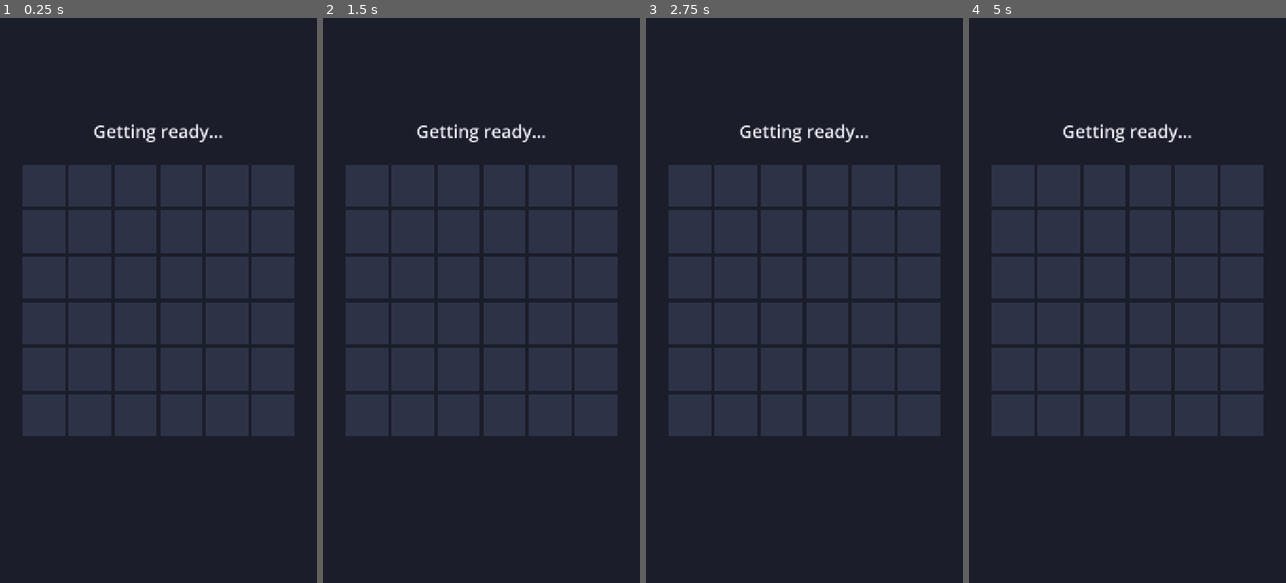
Above: before the commit, frames 1-4 (left to right).
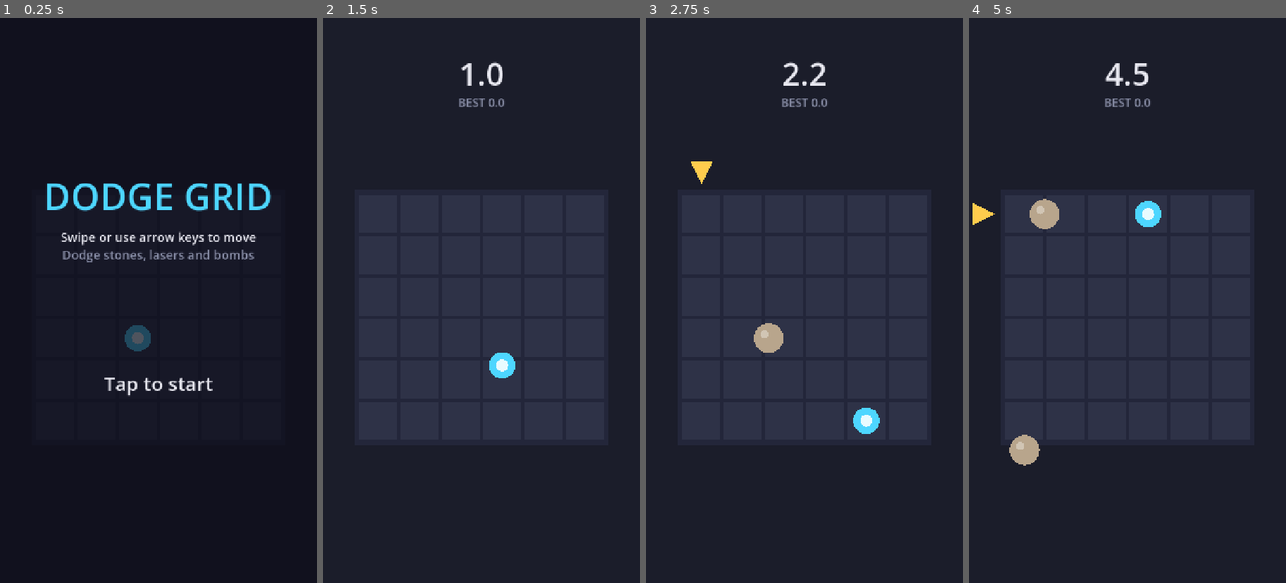
Above: after the commit, the same moments.

Repository: Zearonimo/dodge-grid-game
Game: Godot game, scene res://scenes/main.tscn
Same seed, same stepped clock (60 frames per second), same inputs: the game is played once before the commit and once after it.
Inputs (mouse positions are in pixels of both pictures, inside the frame that each line leads up to):
- Up to frame 1 (0.25 s): no input
- Up to frame 2 (1.5 s): tap Enter (ui_accept) at 0.5 s; move the mouse to (551, 272) at 0.52 s; hold Right (ui_right) 0.53-1.25 s; hold Enter (ui_accept) 0.53-1.25 s; click (551, 272) at 0.67 s; drag from (418, 328) to (465, 413) at 1.27 s
- Up to frame 3 (2.75 s): move the mouse to (836, 176) at 2.02 s; hold Right (ui_right) from 2.03 s (still down); hold Enter (ui_accept) from 2.03 s (still down)
- Up to frame 4 (5 s): release Right (ui_right) at 2.75 s; release Enter (ui_accept) at 2.75 s; drag from (1111, 413) to (1032, 215) at 2.77 s; move the mouse to (1222, 385) at 3.52 s; hold Left (ui_left) 3.53-4.25 s; hold Enter (ui_accept) 3.53-4.25 s; drag from (1032, 215) to (1079, 159) at 4.27 s

The runs differ from the first frame. In frame 1, 37% of the frame differs, in the area x 7-93%, y 18-74%; in frame 2, 11%; in frame 3, 12%; in frame 4, 12%.

Commit message:
feat: 게임 기본 구조 (격자·이동·돌·레이저·폭탄·점수·화면 전환)
Co-Authored-By: Claude Opus 5.5 <noreply@anthropic.com>

Diff:
--- /dev/null
+++ b/scripts/board.gd
@@ -0,0 +1,50 @@
+extends Node2D
+## 6x6 격자의 크기·위치 계산과 바닥 그리기.
+## 좌표는 "칸 단위"(Vector2, 0~5)를 point_at()으로 화면 좌표로 바꿔 쓴다.
+
+const SIZE := 6
+
+const COLOR_BG := Color("1b1d2a")
+const COLOR_BOARD := Color("23263a")
+const COLOR_CELL := Color("2e3247")
+
+var view_size := Vector2(720, 1280)
+var top_left := Vector2.ZERO
+var step := 96.0  # 칸 하나의 간격 (칸 + 틈)
+var gap := 8.0
+
+
+func layout(view: Vector2) -> void:
+	view_size = view
+	# 양옆에 경고 화살표가 들어갈 여백을 남긴다.
+	var board_px: float = minf(view.x * 0.78, view.y * 0.55)
+	step = board_px / SIZE
+	gap = step * 0.08
+	top_left = Vector2((view.x - board_px) / 2.0, (view.y - board_px) / 2.0 + view.y * 0.03)
+	queue_redraw()
+
+
+func point_at(c: Vector2) -> Vector2:
+	return top_left + (c + Vector2(0.5, 0.5)) * step
+
+
+func cell_rect(c: Vector2i) -> Rect2:
+	var half := (step - gap) / 2.0
+	var center := point_at(Vector2(c))
+	return Rect2(center - Vector2(half, half), Vector2(half, half) * 2.0)
+
+
+## axis 0 = 가로줄(index는 y), axis 1 = 세로줄(index는 x) 전체 영역
+func lane_rect(axis: int, index: int) -> Rect2:
+	var first := Vector2i(0, index) if axis == 0 else Vector2i(index, 0)
+	var last := Vector2i(SIZE - 1, index) if axis == 0 else Vector2i(index, SIZE - 1)
+	return cell_rect(first).merge(cell_rect(last))
+
+
+func _draw() -> void:
+	draw_rect(Rect2(Vector2.ZERO, view_size), COLOR_BG)
+	var board_px := step * SIZE
+	draw_rect(Rect2(top_left, Vector2(board_px, board_px)).grow(gap), COLOR_BOARD)
+	for y in SIZE:
+		for x in SIZE:
+			draw_rect(cell_rect(Vector2i(x, y)), COLOR_CELL)
--- /dev/null
+++ b/scripts/hazards.gd
@@ -0,0 +1,183 @@
+extends Node2D
+## 장애물 세 가지. 모두 "경고 → 작동 → 사라짐" 순서로 움직인다.
+## - 돌(STONE): 줄 끝 화살표로 경고한 뒤 그 줄을 따라 굴러간다.
+## - 레이저(LASER): 줄 전체가 깜빡인 뒤 잠깐 줄 전체를 친다.
+## - 폭탄(BOMB): 칸에 조준 표시가 좁혀진 뒤 그 칸이 터진다.
+
+const Board := preload("res://scripts/board.gd")
+
+enum Kind { STONE, LASER, BOMB }
+
+const LASER_TIME := 0.35
+const BLAST_TIME := 0.3
+const STONE_HIT := 0.6  # 돌 중심과 이 거리(칸) 안이면 맞음
+
+const COLOR_WARN := Color("ffcc4d")
+const COLOR_STONE := Color("b8a58c")
+const COLOR_LASER := Color("ff4d6d")
+const COLOR_BLAST := Color("ff8c42")
+
+
+class Hazard:
+	var kind := 0
+	var axis := 0  # 0: 가로줄(왼↔오), 1: 세로줄(위↔아래)
+	var index := 0  # 몇 번째 줄인지
+	var dir := 1  # 돌이 굴러가는 방향 (+1 / -1)
+	var cell := Vector2i.ZERO  # 폭탄이 떨어질 칸
+	var warn := 1.0  # 경고 시간(초)
+	var speed := 4.0  # 돌 속도(칸/초)
+	var timer := 0.0
+	var pos := -1.0  # 돌이 출발점에서 굴러간 거리(칸)
+	var active := false
+	var done := false
+
+
+var board: Board
+var items: Array = []
+var _blink := 0.0
+
+
+func clear() -> void:
+	items.clear()
+	queue_redraw()
+
+
+func add_stone(axis: int, index: int, dir: int, warn: float, speed: float) -> void:
+	var h := Hazard.new()
+	h.kind = Kind.STONE
+	h.axis = axis
+	h.index = index
+	h.dir = dir
+	h.warn = warn
+	h.speed = speed
+	items.append(h)
+
+
+func add_laser(axis: int, index: int, warn: float) -> void:
+	var h := Hazard.new()
+	h.kind = Kind.LASER
+	h.axis = axis
+	h.index = index
+	h.warn = warn
+	items.append(h)
+
+
+func add_bomb(cell: Vector2i, warn: float) -> void:
+	var h := Hazard.new()
+	h.kind = Kind.BOMB
+	h.cell = cell
+	h.warn = warn
+	items.append(h)
+
+
+func update(delta: float) -> void:
+	_blink += delta
+	for h: Hazard in items:
+		h.timer += delta
+		if not h.active:
+			if h.timer >= h.warn:
+				h.active = true
+				h.timer = 0.0
+			continue
+		match h.kind:
+			Kind.STONE:
+				h.pos += h.speed * delta
+				if h.pos > Board.SIZE:
+					h.done = true
+			Kind.LASER:
+				if h.timer >= LASER_TIME:
+					h.done = true
+			Kind.BOMB:
+				if h.timer >= BLAST_TIME:
+					h.done = true
+	items = items.filter(func(h: Hazard) -> bool: return not h.done)
+	queue_redraw()
+
+
+func hits(cell: Vector2i) -> bool:
+	for h: Hazard in items:
+		if not h.active:
+			continue
+		var along := cell.x if h.axis == 0 else cell.y
+		var across := cell.y if h.axis == 0 else cell.x
+		match h.kind:
+			Kind.STONE:
+				if across == h.index and absf(_stone_coord(h) - along) < STONE_HIT:
+					return true
+			Kind.LASER:
+				if across == h.index:
+					return true
+			Kind.BOMB:
+				if cell == h.cell:
+					return true
+	return false
+
+
+## 돌의 실제 줄 위 좌표 (칸 단위, 0이 왼쪽/위)
+func _stone_coord(h: Hazard) -> float:
+	return h.pos if h.dir == 1 else float(Board.SIZE - 1) - h.pos
+
+
+func _lane_point(h: Hazard, t: float) -> Vector2:
+	return board.point_at(Vector2(t, h.index) if h.axis == 0 else Vector2(h.index, t))
+
+
+func _axis_vec(h: Hazard) -> Vector2:
+	return Vector2.RIGHT if h.axis == 0 else Vector2.DOWN
+
+
+func _draw() -> void:
+	if board == null:
+		return
+	var on := fmod(_blink, 0.2) < 0.12  # 경고 깜빡임
+	for h: Hazard in items:
+		match h.kind:
+			Kind.STONE:
+				_draw_stone(h, on)
+			Kind.LASER:
+				_draw_laser(h, on)
+			Kind.BOMB:
+				_draw_bomb(h)
+
+
+func _draw_stone(h: Hazard, on: bool) -> void:
+	if not h.active:
+		if on:
+			var start := -1.0 if h.dir == 1 else float(Board.SIZE)
+			_draw_arrow(_lane_point(h, start), _axis_vec(h) * h.dir, board.step * 0.55, COLOR_WARN)
+		return
+	var p := _lane_point(h, _stone_coord(h))
+	draw_circle(p, board.step * 0.36, COLOR_STONE)
+	draw_circle(p - Vector2(0.1, 0.1) * board.step, board.step * 0.1, COLOR_STONE.lightened(0.35))
+
+
+func _draw_laser(h: Hazard, on: bool) -> void:
+	var r := board.lane_rect(h.axis, h.index)
+	if not h.active:
+		draw_rect(r, Color(COLOR_LASER, 0.28 if on else 0.1))
+		if on:
+			var d := _axis_vec(h)
+			_draw_arrow(_lane_point(h, -1.0), d, board.step * 0.45, COLOR_LASER)
+			_draw_arrow(_lane_point(h, float(Board.SIZE)), -d, board.step * 0.45, COLOR_LASER)
+		return
+	var a := 1.0 - h.timer / LASER_TIME
+	draw_rect(r.grow(board.gap * 0.5), Color(COLOR_LASER, 0.4 + 0.6 * a))
+	draw_rect(r.grow(-board.step * 0.3), Color(1, 1, 1, a))
+
+
+func _draw_bomb(h: Hazard) -> void:
+	var r := board.cell_rect(h.cell)
+	if not h.active:
+		var k := clampf(h.timer / h.warn, 0.0, 1.0)
+		draw_rect(r, Color(COLOR_WARN, 0.12 + 0.25 * k))
+		draw_rect(r.grow(board.step * 0.5 * (1.0 - k)), COLOR_WARN, false, 4.0)
+		return
+	var a := 1.0 - h.timer / BLAST_TIME
+	draw_rect(r.grow(board.gap), Color(COLOR_BLAST, a))
+
+
+func _draw_arrow(center: Vector2, d: Vector2, s: float, color: Color) -> void:
+	var perp := Vector2(-d.y, d.x)
+	var tip := center + d * s * 0.5
+	var back := center - d * s * 0.5
+	draw_colored_polygon(PackedVector2Array([tip, back + perp * s * 0.5, back - perp * s * 0.5]), color)
--- a/scripts/main.gd
+++ b/scripts/main.gd
@@ -1,31 +1,230 @@
 extends Node2D
-## 첫 화면: "준비 중" 문구와 6x6 격자만 그린다.
-
-const GRID_SIZE := 6
-const CELL := 96.0
-const GAP := 8.0
-
-const COLOR_BG := Color("1b1d2a")
-const COLOR_CELL := Color("2e3247")
-const COLOR_TEXT := Color("e8e8f0")
+## 게임 흐름: 타이틀 → 플레이 → 게임 오버 → 다시 플레이.
+## 입력(스와이프·방향키), 장애물 생성, 난이도, 최고 기록 저장을 맡는다.
+
+const Board := preload("res://scripts/board.gd")
+const Player := preload("res://scripts/player.gd")
+const Hazards := preload("res://scripts/hazards.gd")
+const Ui := preload("res://scripts/ui.gd")
+
+enum State { TITLE, PLAYING, OVER }  # ui.gd의 TITLE/PLAYING/OVER와 같은 순서
+
+const SWIPE_MIN := 40.0  # 이만큼(px) 끌면 스와이프로 본다
+const OVER_LOCK := 0.6  # 게임 오버 직후 실수로 다시 시작하지 않게
+const SAVE_PATH := "user://save.cfg"
+
+var state := State.TITLE
+var elapsed := 0.0
+var best := 0.0
+var new_best := false
+var spawn_timer := 0.0
+var over_lock := 0.0
+
+var touching := false
+var swiped := false
+var touch_start := Vector2.ZERO
+
+## CI 점검용: `-- --smoke`로 실행하면 혼자 움직이며 계속 플레이한다.
+var smoke := false
+var smoke_timer := 0.0
+
+var rng := RandomNumberGenerator.new()
+var board: Board
+var player: Player
+var hazards: Hazards
+var ui: Ui
 
 
 func _ready() -> void:
-	get_viewport().size_changed.connect(queue_redraw)
-
-
-func _draw() -> void:
+	rng.randomize()
+	RenderingServer.set_default_clear_color(Board.COLOR_BG)
+
+	board = Board.new()
+	add_child(board)
+	hazards = Hazards.new()
+	hazards.board = board
+	add_child(hazards)
+	player = Player.new()
+	player.board = board
+	add_child(player)
+	ui = Ui.new()
+	add_child(ui)
+
+	best = _load_best()
+	get_viewport().size_changed.connect(_on_resize)
+	_on_resize()
+	player.reset()
+	_refresh_ui()
+
+	if "--smoke" in OS.get_cmdline_user_args():
+		smoke = true
+		print("SMOKE: autoplay on")
+		_start()
+
+
+func _process(delta: float) -> void:
+	over_lock = maxf(0.0, over_lock - delta)
+	if smoke:
+		_smoke_step(delta)
+	if state != State.PLAYING:
+		return
+
+	elapsed += delta
+	spawn_timer -= delta
+	if spawn_timer <= 0.0:
+		_spawn()
+		spawn_timer = maxf(0.42, 1.3 - elapsed * 0.025)
+	hazards.update(delta)
+	_check_hit()
+	_refresh_ui()
+
+
+func _unhandled_input(event: InputEvent) -> void:
+	if event is InputEventScreenTouch:
+		var touch := event as InputEventScreenTouch
+		if touch.pressed:
+			touching = true
+			swiped = false
+			touch_start = touch.position
+		else:
+			if touching and not swiped:
+				_on_tap()
+			touching = false
+	elif event is InputEventScreenDrag:
+		var drag := event as InputEventScreenDrag
+		if touching:
+			var d := drag.position - touch_start
+			if d.length() >= SWIPE_MIN:
+				_on_dir(_swipe_dir(d))
+				touch_start = drag.position
+				swiped = true
+	elif event is InputEventKey and event.is_pressed() and not event.is_echo():
+		if event.is_action_pressed("ui_left"):
+			_on_dir(Vector2i.LEFT)
+		elif event.is_action_pressed("ui_right"):
+			_on_dir(Vector2i.RIGHT)
+		elif event.is_action_pressed("ui_up"):
+			_on_dir(Vector2i.UP)
+		elif event.is_action_pressed("ui_down"):
+			_on_dir(Vector2i.DOWN)
+		elif event.is_action_pressed("ui_accept"):
+			_on_tap()
+
+
+func _swipe_dir(d: Vector2) -> Vector2i:
+	if absf(d.x) > absf(d.y):
+		return Vector2i.RIGHT if d.x > 0.0 else Vector2i.LEFT
+	return Vector2i.DOWN if d.y > 0.0 else Vector2i.UP
+
+
+func _on_dir(dir: Vector2i) -> void:
+	match state:
+		State.PLAYING:
+			if player.try_move(dir):
+				_check_hit()
+		State.TITLE:
+			_start()
+		State.OVER:
+			_on_tap()
+
+
+func _on_tap() -> void:
+	if state == State.TITLE or (state == State.OVER and over_lock <= 0.0):
+		_start()
+
+
+func _start() -> void:
+	state = State.PLAYING
+	elapsed = 0.0
+	new_best = false
+	spawn_timer = 0.6
+	hazards.clear()
+	player.reset()
+	_refresh_ui()
+
+
+func _check_hit() -> void:
+	if state != State.PLAYING or not hazards.hits(player.cell):
+		return
+	if smoke and elapsed < 15.0:
+		return  # 점검 때는 레이저·폭탄이 나올 때까지 버틴다
+	_game_over()
+
+
+func _game_over() -> void:
+	state = State.OVER
+	player.alive = false
+	over_lock = OVER_LOCK
+	if elapsed > best:
+		best = elapsed
+		new_best = true
+		_save_best()
+	if smoke:
+		print("SMOKE: game over at %.1f" % elapsed)
+	_refresh_ui()
+
+
+func _spawn() -> void:
+	var warn := maxf(0.5, 1.0 - elapsed * 0.01)
+	var roll := rng.randf()
+	if elapsed > 8.0 and roll < 0.22:
+		var axis := rng.randi_range(0, 1)
+		hazards.add_laser(axis, _lane_index(axis), warn + 0.2)
+	elif elapsed > 4.0 and roll < 0.5:
+		var target := player.cell if rng.randf() < 0.6 else _random_cell()
+		hazards.add_bomb(target, warn + 0.1)
+	else:
+		var axis := rng.randi_range(0, 1)
+		var dir := 1 if rng.randf() < 0.5 else -1
+		hazards.add_stone(axis, _lane_index(axis), dir, warn, minf(9.0, 4.0 + elapsed * 0.08))
+
+
+## 절반은 플레이어가 있는 줄을 노린다.
+func _lane_index(axis: int) -> int:
+	if rng.randf() < 0.5:
+		return player.cell.y if axis == 0 else player.cell.x
+	return rng.randi_range(0, Board.SIZE - 1)
+
+
+func _random_cell() -> Vector2i:
+	return Vector2i(rng.randi_range(0, Board.SIZE - 1), rng.randi_range(0, Board.SIZE - 1))
+
+
+func _smoke_step(delta: float) -> void:
+	smoke_timer -= delta
+	if smoke_timer > 0.0:
+		return
+	smoke_timer = 0.25
+	if state == State.OVER:
+		_on_tap()
+		return
+	var dirs: Array[Vector2i] = [Vector2i.LEFT, Vector2i.RIGHT, Vector2i.UP, Vector2i.DOWN]
+	_on_dir(dirs[rng.randi_range(0, 3)])
+
+
+func _on_resize() -> void:
 	var view := get_viewport_rect().size
-	var board := GRID_SIZE * CELL + (GRID_SIZE - 1) * GAP
-	var origin := (view - Vector2(board, board)) / 2.0
-
-	draw_rect(Rect2(Vector2.ZERO, view), COLOR_BG)
-	for y in GRID_SIZE:
-		for x in GRID_SIZE:
-			var pos := origin + Vector2(x, y) * (CELL + GAP)
-			draw_rect(Rect2(pos, Vector2(CELL, CELL)), COLOR_CELL)
-
-	# 기본 폰트에는 한글이 없어서 웹에서 깨진다. 한글 UI는 폰트를 넣은 뒤에 쓴다.
-	var font := ThemeDB.fallback_font
-	draw_string(font, Vector2(0, origin.y - 60), "Getting ready...",
-			HORIZONTAL_ALIGNMENT_CENTER, view.x, 40, COLOR_TEXT)
+	board.layout(view)
+	ui.view_size = view
+	_refresh_ui()
+
+
+func _refresh_ui() -> void:
+	ui.mode = state
+	ui.score = elapsed
+	ui.best = best
+	ui.new_best = new_best
+	ui.queue_redraw()
+
+
+func _load_best() -> float:
+	var cfg := ConfigFile.new()
+	if cfg.load(SAVE_PATH) == OK:
+		return float(cfg.get_value("score", "best", 0.0))
+	return 0.0
+
+
+func _save_best() -> void:
+	var cfg := ConfigFile.new()
+	cfg.set_value("score", "best", best)
+	cfg.save(SAVE_PATH)
--- /dev/null
+++ b/scripts/player.gd
@@ -0,0 +1,43 @@
+extends Node2D
+## 플레이어: 한 번에 한 칸씩 움직인다. 판정은 cell, 그림은 부드럽게 따라간다.
+
+const Board := preload("res://scripts/board.gd")
+
+const START_CELL := Vector2i(2, 3)
+const COLOR_BODY := Color("4dd6ff")
+const COLOR_CORE := Color("e8fbff")
+const COLOR_DEAD := Color("ff4d6d")
+
+var board: Board
+var cell := START_CELL
+var alive := true
+var _draw_pos := Vector2(START_CELL)
+
+
+func reset() -> void:
+	cell = START_CELL
+	_draw_pos = Vector2(cell)
+	alive = true
+	queue_redraw()
+
+
+func try_move(dir: Vector2i) -> bool:
+	var next := cell + dir
+	if next.x < 0 or next.y < 0 or next.x >= Board.SIZE or next.y >= Board.SIZE:
+		return false
+	cell = next
+	return true
+
+
+func _process(delta: float) -> void:
+	_draw_pos = _draw_pos.lerp(Vector2(cell), minf(1.0, delta * 25.0))
+	queue_redraw()
+
+
+func _draw() -> void:
+	if board == null:
+		return
+	var p := board.point_at(_draw_pos)
+	var r := board.step * 0.32
+	draw_circle(p, r, COLOR_BODY if alive else COLOR_DEAD)
+	draw_circle(p, r * 0.45, COLOR_CORE)
--- /dev/null
+++ b/scripts/ui.gd
@@ -0,0 +1,46 @@
+extends Node2D
+## 점수와 화면 전환(타이틀, 게임 오버). 맨 위에 그린다.
+## 기본 폰트에 한글이 없어서 화면 글자는 영어로 둔다.
+
+const TITLE := 0
+const PLAYING := 1
+const OVER := 2
+
+const COLOR_TEXT := Color("e8e8f0")
+const COLOR_DIM := Color("8a8fa8")
+const COLOR_ACCENT := Color("4dd6ff")
+const COLOR_GOLD := Color("ffcc4d")
+const COLOR_SHADE := Color(0.05, 0.05, 0.1, 0.7)
+
+var view_size := Vector2(720, 1280)
+var mode := TITLE
+var score := 0.0
+var best := 0.0
+var new_best := false
+
+
+func _draw() -> void:
+	var h := view_size.y
+	if mode != TITLE:
+		_text("%.1f" % score, h * 0.12, 72, COLOR_TEXT)
+		_text("BEST %.1f" % best, h * 0.12 + 48, 26, COLOR_DIM)
+
+	if mode == TITLE:
+		draw_rect(Rect2(Vector2.ZERO, view_size), COLOR_SHADE)
+		_text("DODGE GRID", h * 0.34, 84, COLOR_ACCENT)
+		_text("Swipe or use arrow keys to move", h * 0.34 + 72, 28, COLOR_TEXT)
+		_text("Dodge stones, lasers and bombs", h * 0.34 + 112, 28, COLOR_DIM)
+		if best > 0.0:
+			_text("BEST %.1f" % best, h * 0.56, 32, COLOR_GOLD)
+		_text("Tap to start", h * 0.66, 44, COLOR_TEXT)
+	elif mode == OVER:
+		draw_rect(Rect2(Vector2.ZERO, view_size), COLOR_SHADE)
+		_text("GAME OVER", h * 0.38, 80, COLOR_TEXT)
+		_text("%.1f sec" % score, h * 0.38 + 70, 40, COLOR_ACCENT)
+		if new_best:
+			_text("NEW BEST!", h * 0.38 + 120, 34, COLOR_GOLD)
+		_text("Tap to retry", h * 0.66, 44, COLOR_TEXT)
+
+
+func _text(s: String, y: float, size: int, color: Color) -> void:
+	draw_string(ThemeDB.fallback_font, Vector2(0, y), s, HORIZONTAL_ALIGNMENT_CENTER, view_size.x, size, color)
